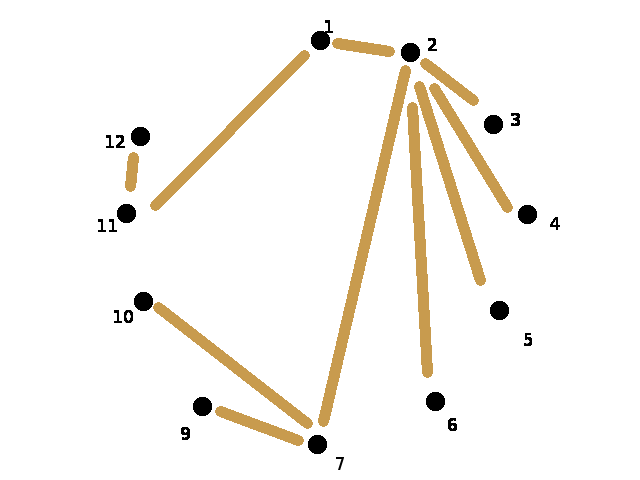
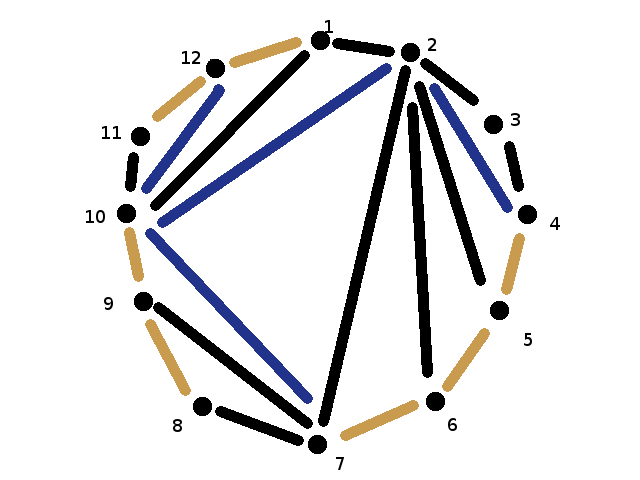
Layer changes from the first 640px x 480px image to the second:
hid "Visible copy #5", painted on it over bbox(98, 20, 556, 446)
hid "Visible copy #4", painted on it over bbox(98, 20, 556, 446)
hid "Visible copy #3", painted on it over bbox(98, 20, 556, 446)
hid "Visible copy #2", painted on it over bbox(98, 20, 556, 446)
hid "Visible copy #1", painted on it over bbox(98, 20, 556, 446)
hid "Visible copy", painted on it over bbox(98, 20, 556, 446)
hid "Visible", painted on it over bbox(98, 20, 556, 446)
added layer "Layer #8" above "Layer #7" over bbox(141, 63, 513, 404)
added layer "Layer #7" above "Layer #5" over bbox(145, 63, 513, 404)
painted on "Layer #5" over bbox(141, 63, 392, 404)
painted on "Layer #2" over bbox(182, 51, 212, 64)
painted on "Layer #3" over bbox(86, 126, 190, 440)
